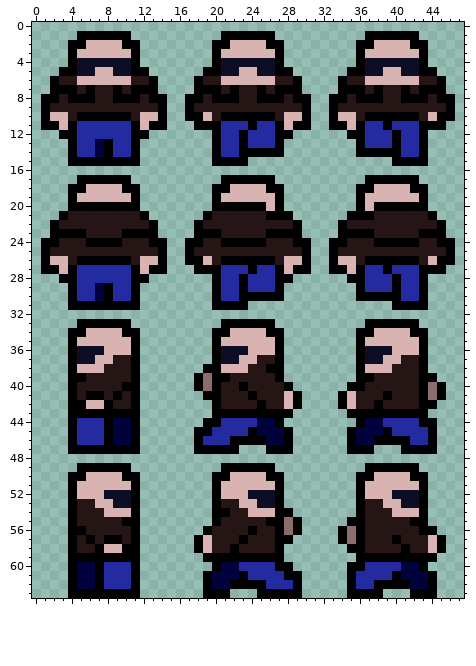
Pixel-art sprite -- html/assets/Man.png. Above: the version before the commit.
The file is 48x64 pixels. Colours within 5 levels of each other are drawn and written as one.
Once edited:
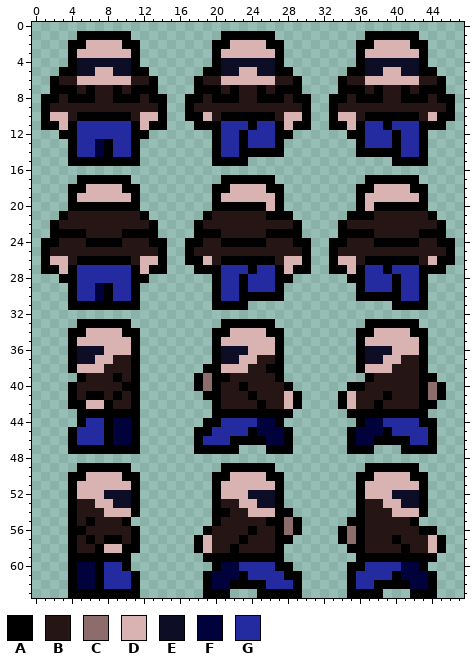
Palette (. is transparent): A #000001  B #261515  C #8c6d6c  D #d8b3b2  E #0d0d26  F #01023c  G #242aa0
Change:
Colour B gives way to colour A in row 39 at x 9; in row 55 at x 6.
Colour G gives way to colour A in row 44 at x 5; in row 60 at x 10.
The author cleared colour A in row 39 at x 4 and 36; in rows 43 to 44 at x 4; in row 55 at x 11 and 43; in rows 59 to 60 at x 11.
Where, in picture pixels (left, top, right, bottom), the same in both pictures:
changed: (68, 373, 86, 427)
changed: (113, 373, 122, 382)
erased: (356, 373, 365, 382)
changed: (86, 517, 140, 571)
erased: (419, 517, 428, 526)
